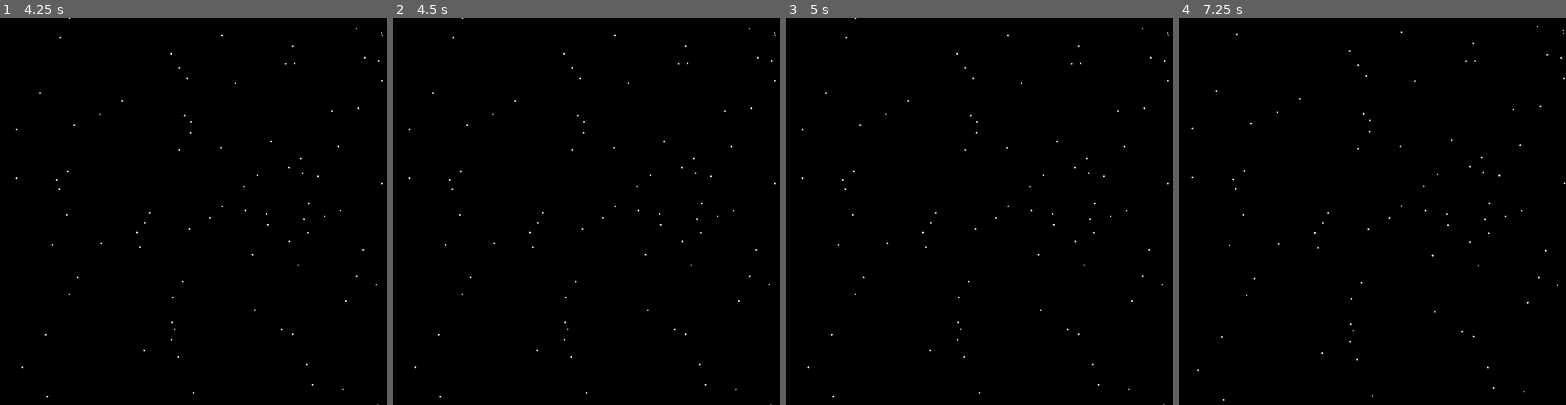
Above: before the commit, frames 1-4 (left to right).
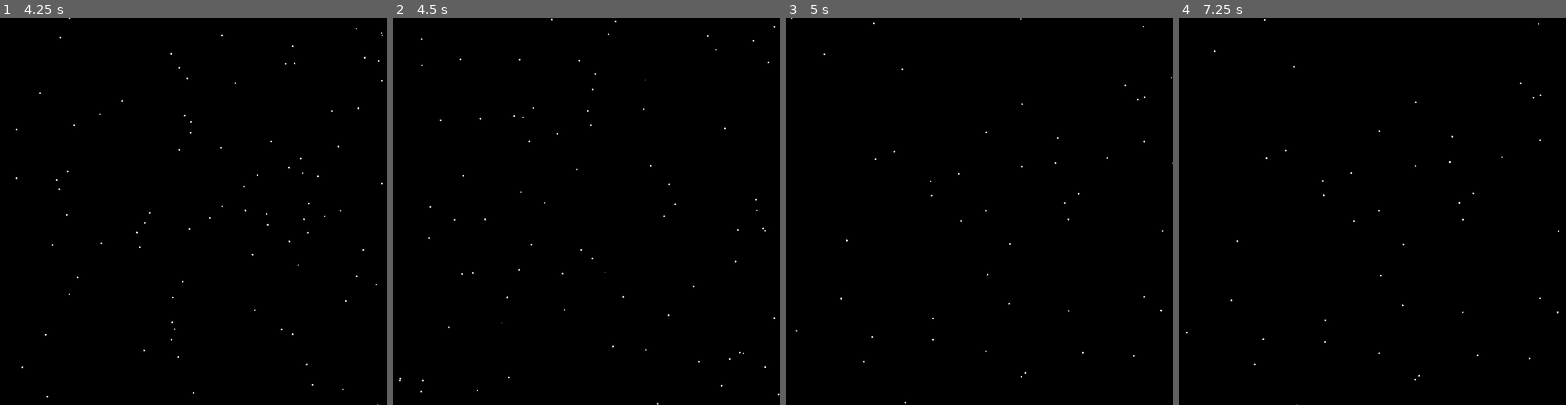
Above: after the commit, the same moments.

Repository: dj-ryan/sat-sight-view
Game: Godot game, scene res://sat-sight-view.tscn
Two runs of this game, one before a commit and one after it. Both use one fixed random seed, a clock stepped at 60 frames per second and the inputs below.
Inputs (mouse positions are in pixels of both pictures, inside the frame that each line leads up to):
- Up to frame 1 (4.25 s): tap Enter at 0.5, 2, 3.5 s; move the mouse to (278, 192) at 0.52 s; hold D 0.53-1.25 s; hold F6 (EndScan) 0.53-1.25 s; click (278, 192) at 0.67 s; tap Space at 1.25, 2.75 s; drag from (116, 230) to (174, 288) at 1.27 s; move the mouse to (232, 126) at 2.02 s; hold D 2.03-2.75 s; tap E at 2.1 s; drag from (174, 288) to (77, 153) at 2.77 s; move the mouse to (309, 269) at 3.52 s; hold A from 3.53 s (still down); tap Q at 3.6 s; tap F5 (BeginScan) at 4.15 s
- Up to frame 2 (4.5 s): release A at 4.25 s; tap Space at 4.25 s; drag from (470, 153) to (528, 114) at 4.27 s
- Up to frame 3 (5 s): no input
- Up to frame 4 (7.25 s): move the mouse to (1391, 211) at 5.02 s; hold S 5.03-5.75 s; hold F6 (EndScan) 5.03-5.75 s; click (1391, 211) at 5.17 s; tap F2 (TakeScreenshot) at 5.65 s; drag from (1314, 114) to (1295, 230) at 5.77 s; move the mouse to (1457, 192) at 6.52 s; hold W from 6.53 s (still down); tap E at 6.6 s; tap F3 (ToggleMovment) at 7.15 s

Frame 1 is identical in both runs. In frame 2, 0.2% of the frame differs, in the area x 1-100%, y 0-100%; in frame 3, 0.2%; in frame 4, 0.2%.
Error before the commit: Invalid access of index '1' on a base object of type: 'PackedStringArray'. (res://sat-sight-view.gd:75)
Error after the commit: Invalid access of index '1' on a base object of type: 'PackedStringArray'. (res://sat-sight-view.gd:51)

Commit message:
addded label scrap script

Diff:
--- a/camera.gd
+++ b/camera.gd
@@ -64,6 +64,7 @@
 		if toggle_movment:
 			toggle_movment = false
 			print("Movment: OFF")
+			reset_camera()
 		else:
 			toggle_movment = true
 			print("Movment: ON")
@@ -73,6 +74,9 @@
 	_update_mouselook()
 	if toggle_movment:
 		_update_movement(delta)
+
+func reset_camera():
+	transform = Transform3D()  # Reset to the origin
 
 # Updates camera movement
 func _update_movement(delta):
--- a/sat-sight-view.gd
+++ b/sat-sight-view.gd
@@ -8,7 +8,7 @@
 ]
 
 var camera_positions = []
-var current_position_index = 0
+var camera_position_index = 0
 var current_sky_index = 0
 
 var keep_scanning = false
@@ -32,31 +32,7 @@
 		current_sky_index = (current_sky_index + 1) % sky_textures.size()
 
 	if event.is_action_pressed("TakeScreenshot"):
-		var image = get_viewport().get_texture().get_image()
-		var date = Time.get_date_string_from_system().replace(".","")
-		var time :String = Time.get_time_string_from_system().replace(":","")
-		var rotation = get_node("Camera3D").get_global_transform().basis.get_euler() * 180 / PI
-		#var rot_x = String.num(rotation_degrees.x)
-		#var rot_y = String.num(rotation_degrees.y)
-		var lambda = rotation.y
-		var phi = rotation.x
-
-		# convert to 360 degrees
-		if lambda < 0:
-			lambda += 360
-		# shfit 90 degrees
-		if lambda < 270:
-			lambda += 90
-		else:
-			lambda -= 270
-
-		print("phi: %.4f" % phi + " lambda: %.4f" % lambda)
-		print("raw - phi: " + String.num(rotation.x) + " lambda: " + String.num(rotation.y))
-		# print("X: " + String.num(rotation.x) + " Y: " + String.num(rotation.y))
-		# var screenshot_path = "user://screenshots/" + "screenshot_" + date + "-" + time + "_[" + "%.4f" % rotation_degrees.x + "_" + "%.4f" % rot_y + "].png" # the path for our screenshot.
-		var screenshot_path = "user://screenshots/" + "screenshot_[" + "%.4f" % phi + "_" + "%.4f" % lambda + "].png" # the path for our screenshot.
-		# Save the image in PNG format (cleaner than JPG)
-		image.save_png(screenshot_path)
+		capture_screenshot()
 
 	if event.is_action_pressed("BeginScan"):
 		keep_scanning = true
@@ -76,33 +52,40 @@
 	file.close()
 
 func scan_sky():
-	while current_position_index < camera_positions.size() && keep_scanning == true:
+	while camera_position_index < camera_positions.size() && keep_scanning == true:
 	#if current_position_index < camera_positions.size():
-		move_camera(camera_positions[current_position_index])
+		move_camera(camera_positions[camera_position_index])
 		#yield(get_tree().create_timer(0.5), "timeout")  # Slight delay for camera to settle
 		await get_tree().create_timer(0.1).timeout
 		capture_screenshot()
 		await get_tree().create_timer(0.1).timeout
-		print("Current index: " + String.num(current_position_index))
-		current_position_index += 1
+		#print("[" + String.num(camera_position_index) + "] - (" + String.num(camera_positions[camera_position_index][0]) + "," + String.num(camera_positions[camera_position_index][1]) + "," + String.num(camera_positions[camera_position_index][2]) + ")")
+		# printraw("[" +  String.num(camera_position_index) + "] - ")
+		camera_position_index += 1
 
 func move_camera(pos_data):
 	var camera = $"Camera3D"
-	camera.rotate_y(deg_to_rad(pos_data["rotation_degrees"].y))
-	camera.rotate_object_local(Vector3(1,0,0), deg_to_rad(pos_data["rotation_degrees"].x))
+	camera.rotate_y(deg_to_rad(pos_data[1]))
+	camera.rotate_object_local(Vector3(1,0,0), deg_to_rad(pos_data[0]))
 
 
 
 func capture_screenshot():
 	var image = get_viewport().get_texture().get_image()
-	var date = Time.get_date_string_from_system().replace(".","")
-	var time :String = Time.get_time_string_from_system().replace(":","")
 	var rotation = get_node("Camera3D").get_global_transform().basis.get_euler() * 180 / PI
-	var rot_y = rotation.y + 90 # need to add 90 for the sky offset
-	print("scan: X:%.4f" % rotation.x + " Y:%.4f" % rot_y)
-	# print("X: " + String.num(rotation.x) + " Y: " + String.num(rotation.y))
-	# var screenshot_path = "user://screenshots/" + "screenshot_" + date + "-" + time + "_[" + "%.4f" % rotation_degrees.x + "_" + "%.4f" % rot_y + "].png" # the path for our screenshot.
-	var screenshot_path = "user://screenshots/" + "screenshot_[" + "%.4f" % rotation.x + "_" + "%.4f" % rot_y + "].png" # the path for our screenshot.
+	var phi = rotation.y # rotation around the y axis
+	var lambda = rotation.x # rotation around the x axis
+
+	# convert to 360 degrees
+	if phi < 0:
+		phi += 360
+	# shfit 90 degrees
+	if phi < 270:
+		phi += 90
+	else:
+		phi  -= 270
+	print("[" +  String.num(camera_position_index) + "] - lambda: %.4f" % lambda + " phi: %.4f" % phi)
+	var screenshot_path = "user://screenshots/" + "screenshot_[" + "%.4f" % lambda + "_" + "%.4f" % phi + "].png" # the path for our screenshot.
 	# Save the image in PNG format (cleaner than JPG)
 	image.save_png(screenshot_path)
 
Not shown, changed: README.md
Not shown, changed: data/calculations.xlsx
Not shown, added: data/extract_labels.ipynb
